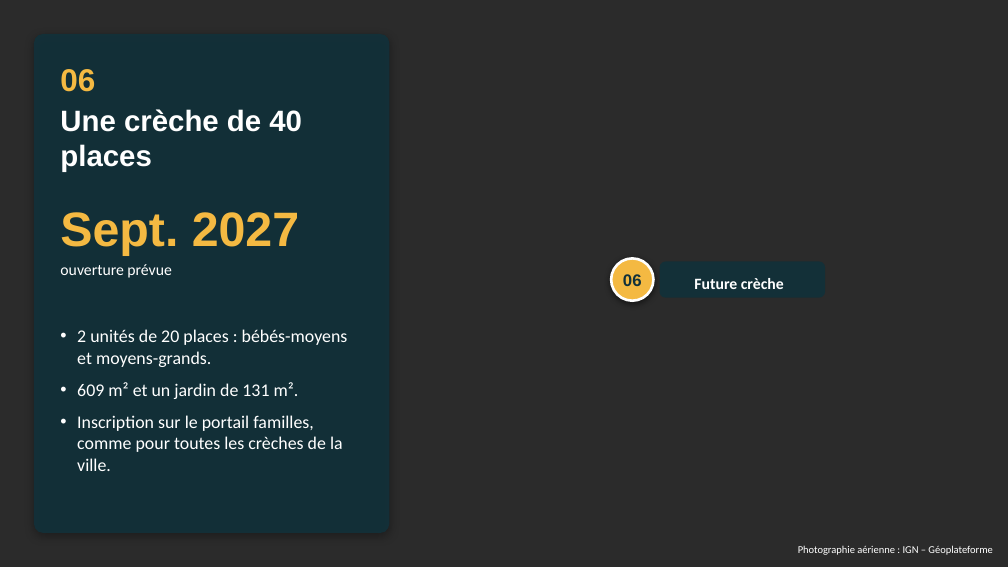
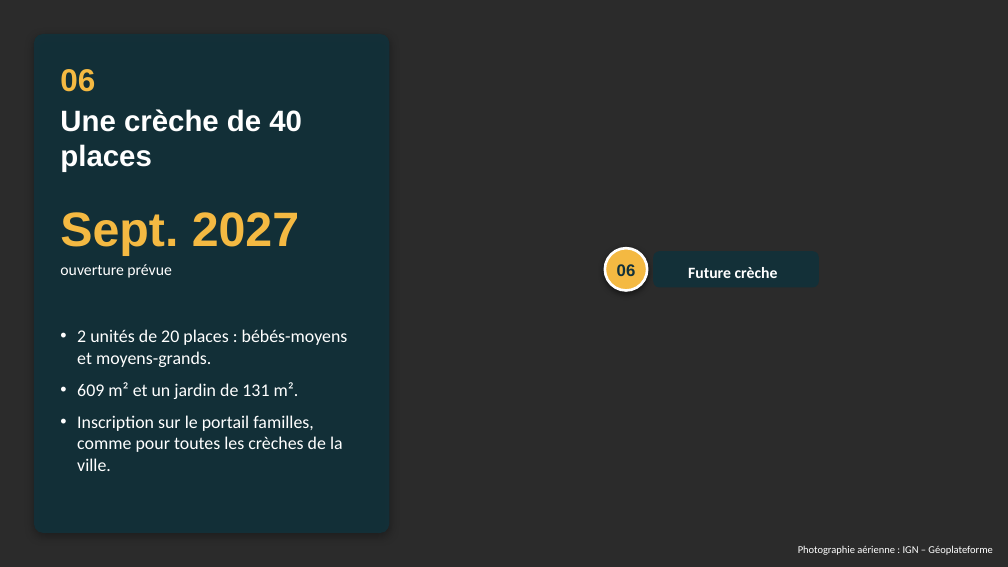
Before and after one commit to benjaminboussemart74-design/Operation_robespierre, a slide deck: slide 10 of reunion_ecoquartier_2026-10-05/Reunion_publique_Ecoquartier_vues_aeriennes.pptx. Drawn at 1008x567 pixels with LibreOffice and Linux fonts; fonts in the diff are those of the drawing; background and template pictures are left out; a plain dark background stands for a picture behind light text. Boxes give left, top, right and bottom in pixels: in the first picture for what was removed or moved away, otherwise in the second. Text is boxed around its words. In the diff, an @@ line names an element or a change of style, - is before the commit and + after.

```diff
--- a/reunion_ecoquartier_2026-10-05/Reunion_publique_Ecoquartier_vues_aeriennes.pptx
+++ b/reunion_ecoquartier_2026-10-05/Reunion_publique_Ecoquartier_vues_aeriennes.pptx
@@ 1 text, 1 rounded rectangle, 1 ellipse: place and size @@
-1 text, 1 rounded rectangle, 1 ellipse at (611,259,825,301)
+1 text, 1 rounded rectangle, 1 ellipse at (605,248,819,290)
```
Also in this commit, not shown: 1 other slide changed.
